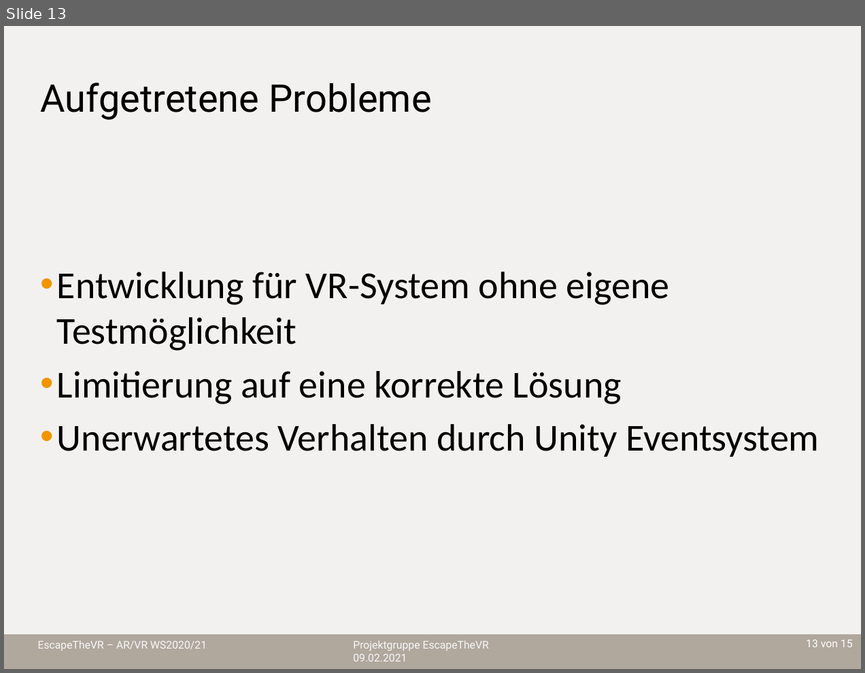
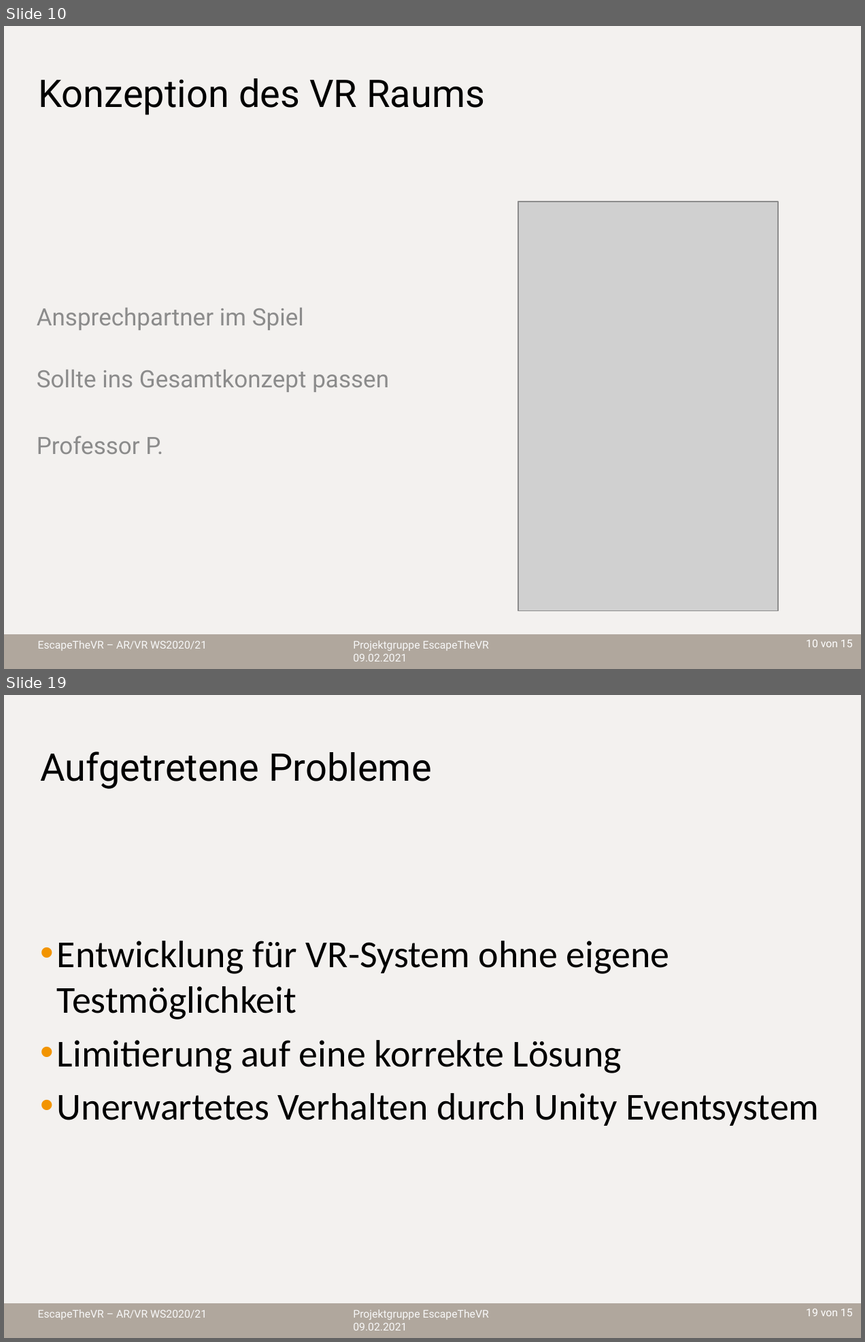
Before and after one commit to sebastian-steindl/EscapeTheVR, a slide deck: Präsentation.pptx. Shown one above the other, each under a label of ours: slide 13 before the commit, slides 10 and 19 after it; the slides between them are not shown. The pictures are 865x673 and 865x1342 pixels, drawn with LibreOffice and Linux fonts; fonts in the diff are those of the drawing; grey boxes stand for pictures; background and template pictures are left out. Boxes give left, top, right and bottom in pixels: in the first picture for what was removed or moved away, otherwise in the second. Text is boxed around its words. In the diff, an @@ line names an element or a change of style, - is before the commit and + after.

```diff
--- a/Präsentation.pptx
+++ b/Präsentation.pptx
@@ slide 10 added at box(4, 26, 861, 669), background #FFFFFF; not listed: 5 template elements that a slide beside it also shows @@
@@ title added at box(39, 78, 485, 115), 32 pt, text #000000 @@
+Konzeption des VR Raums
@@ picture added at box(518, 201, 778, 611) @@
@@ text added at box(37, 308, 389, 454), 20 pt, text #8C8C8C @@
+Ansprechpartner im Spiel
+Sollte ins Gesamtkonzept passen
+Professor P.
@@ what was slide 13 is now slide 19 @@
@@ page number at box(806, 1308, 853, 1316): text changed @@
-13 von 15
+19 von 15
```
Also in this commit, not shown: 8 slides changed, 5 other slides added.
